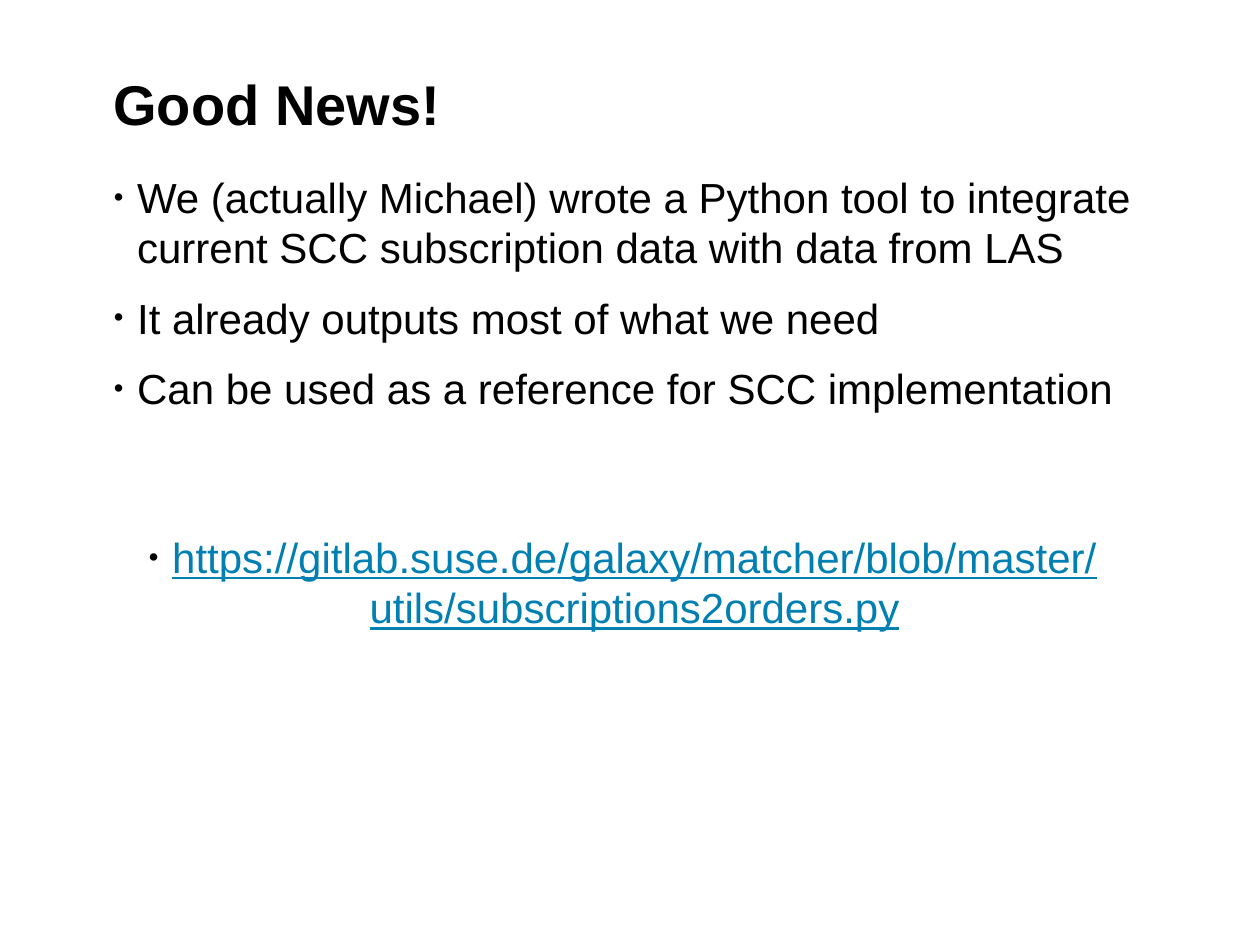
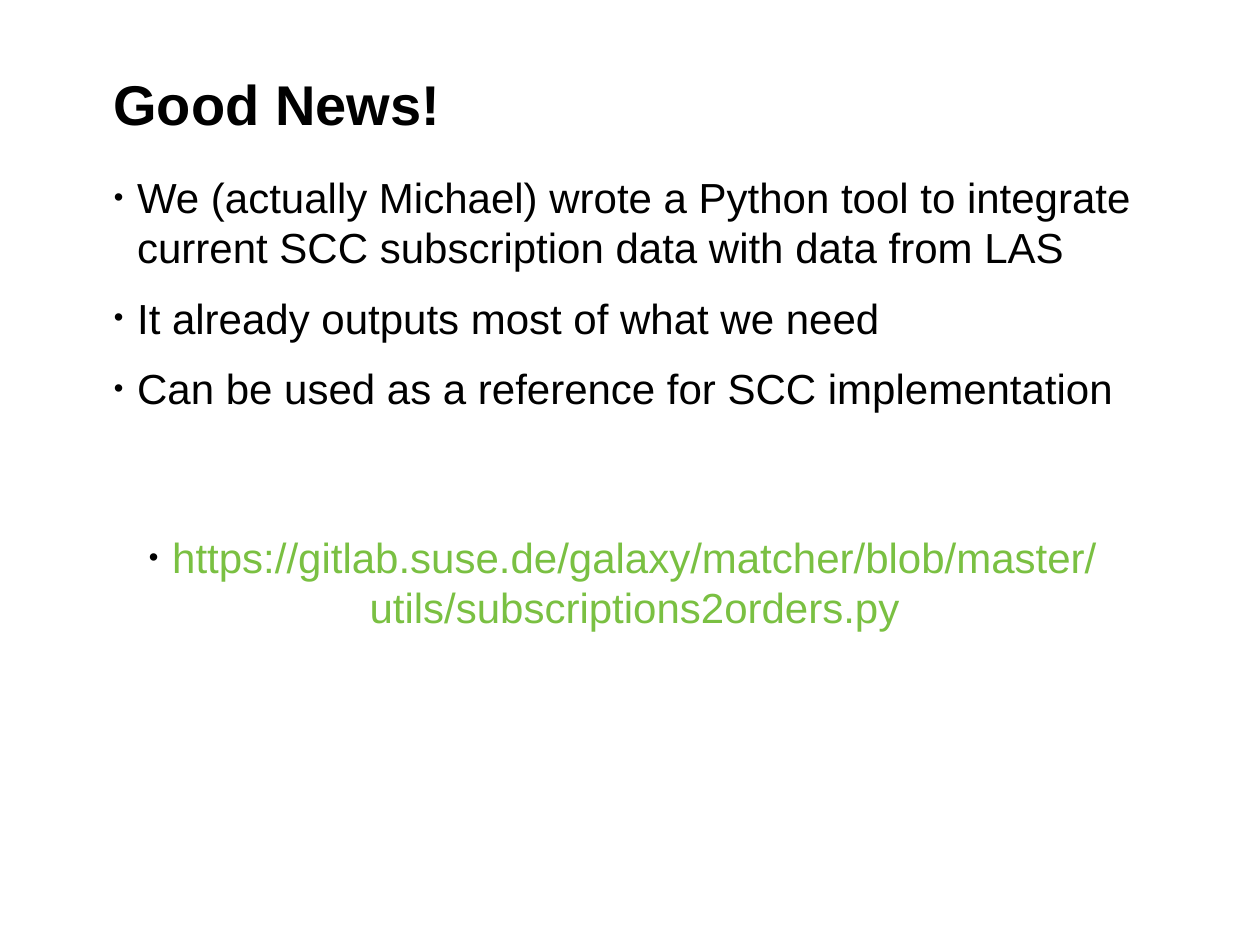
Before and after one commit to hustodemon/subscription-matcher, a slide deck: slide 16 of doc/SubscriptionCounting.odp. Drawn at 1260x945 pixels with LibreOffice and Linux fonts; fonts in the diff are those of the drawing; background and template pictures are left out. Boxes give left, top, right and bottom in pixels: in the first picture for what was removed or moved away, otherwise in the second. Text is boxed around its words. In the diff, an @@ line names an element or a change of style, - is before the commit and + after.

```diff
--- a/doc/SubscriptionCounting.odp
+++ b/doc/SubscriptionCounting.odp
@@ text "https://gitlab.suse.de/galaxy/matcher/blob/master/utils/subs ..." at [172, 542, 1096, 632]: text colour #007FB2 to #7AC042, underline off @@
```
Also in this commit, not shown: 7 other slides changed, 1 slide added, 2 slides removed.
